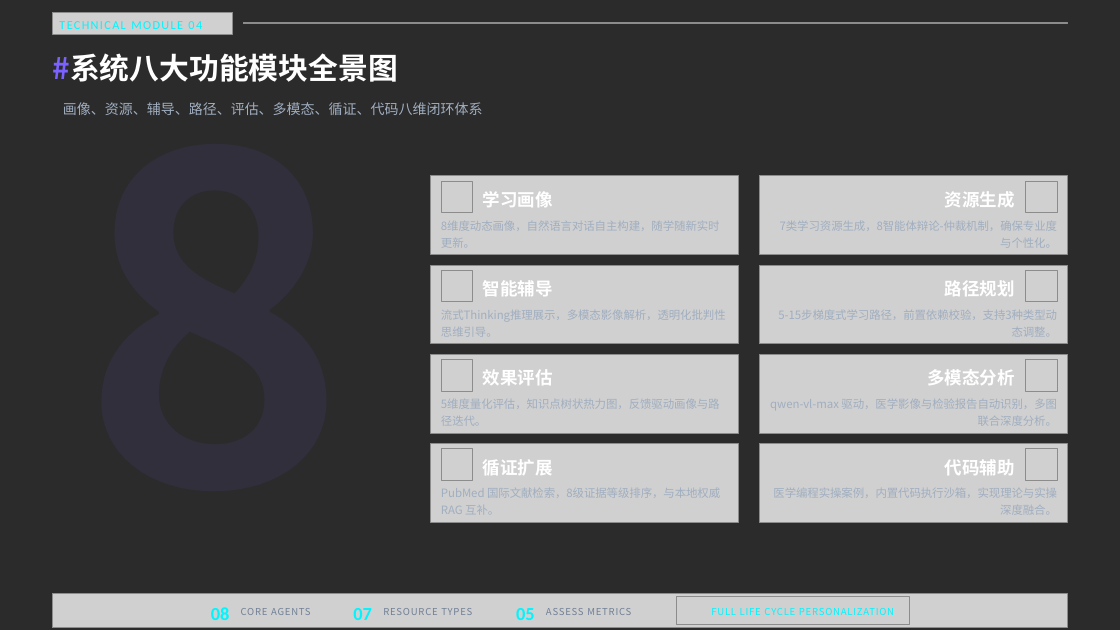
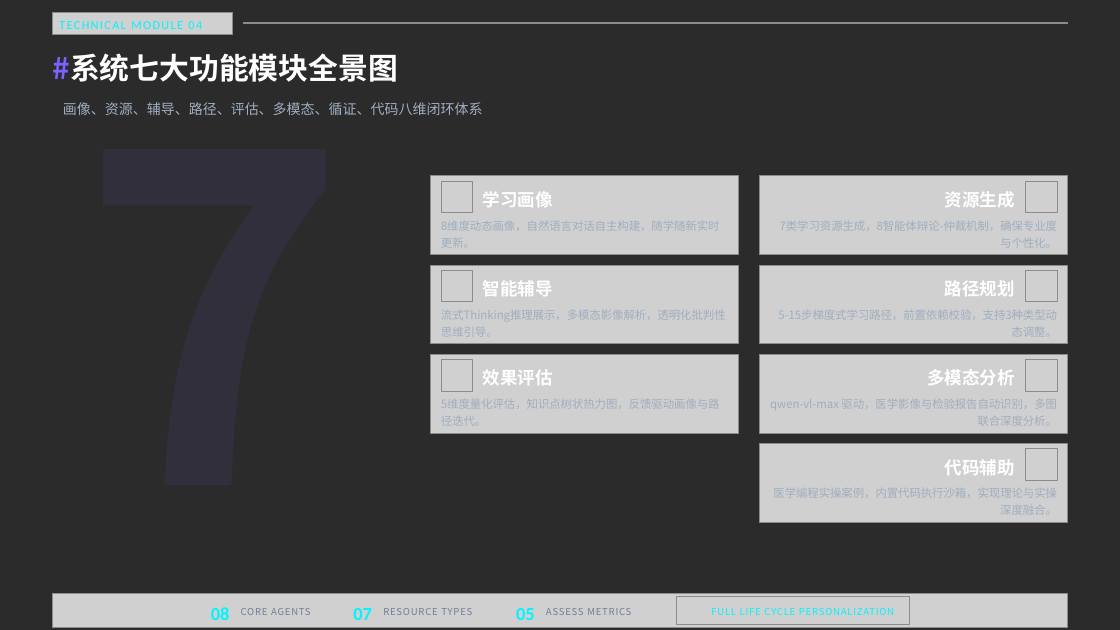
Before and after one commit to AttentionCoo/learning-characterizing-mas, a slide deck: slide 4 of LearnAgent：基于大模型的个性化资源生成与学习多智能体系统.pptx. Drawn at 1120x630 pixels with LibreOffice and Linux fonts; fonts in the diff are those of the drawing; grey boxes stand for pictures; background and template pictures are left out; a plain dark background stands for a picture behind light text. Boxes give left, top, right and bottom in pixels: in the first picture for what was removed or moved away, otherwise in the second. Text is boxed around its words. In the diff, an @@ line names an element or a change of style, - is before the commit and + after.

```diff
--- a/LearnAgent：基于大模型的个性化资源生成与学习多智能体系统.pptx
+++ b/LearnAgent：基于大模型的个性化资源生成与学习多智能体系统.pptx
@@ text at [80, 24, 347, 594]: text changed @@
-8
+7
@@ text at [52, 53, 397, 82]: text changed @@
-#系统八大功能模块全景图
+#系统七大功能模块全景图
@@ picture removed at [430, 444, 739, 523] @@
@@ picture removed at [441, 449, 473, 481] @@
@@ text removed at [483, 460, 553, 475] @@
-循证扩展
@@ text removed at [441, 488, 720, 514] @@
-PubMed 国际文献检索，8级证据等级排序，与本地权威 RAG 互补。
```
Also in this commit, not shown: 3 other slides changed, 1 slide removed.
